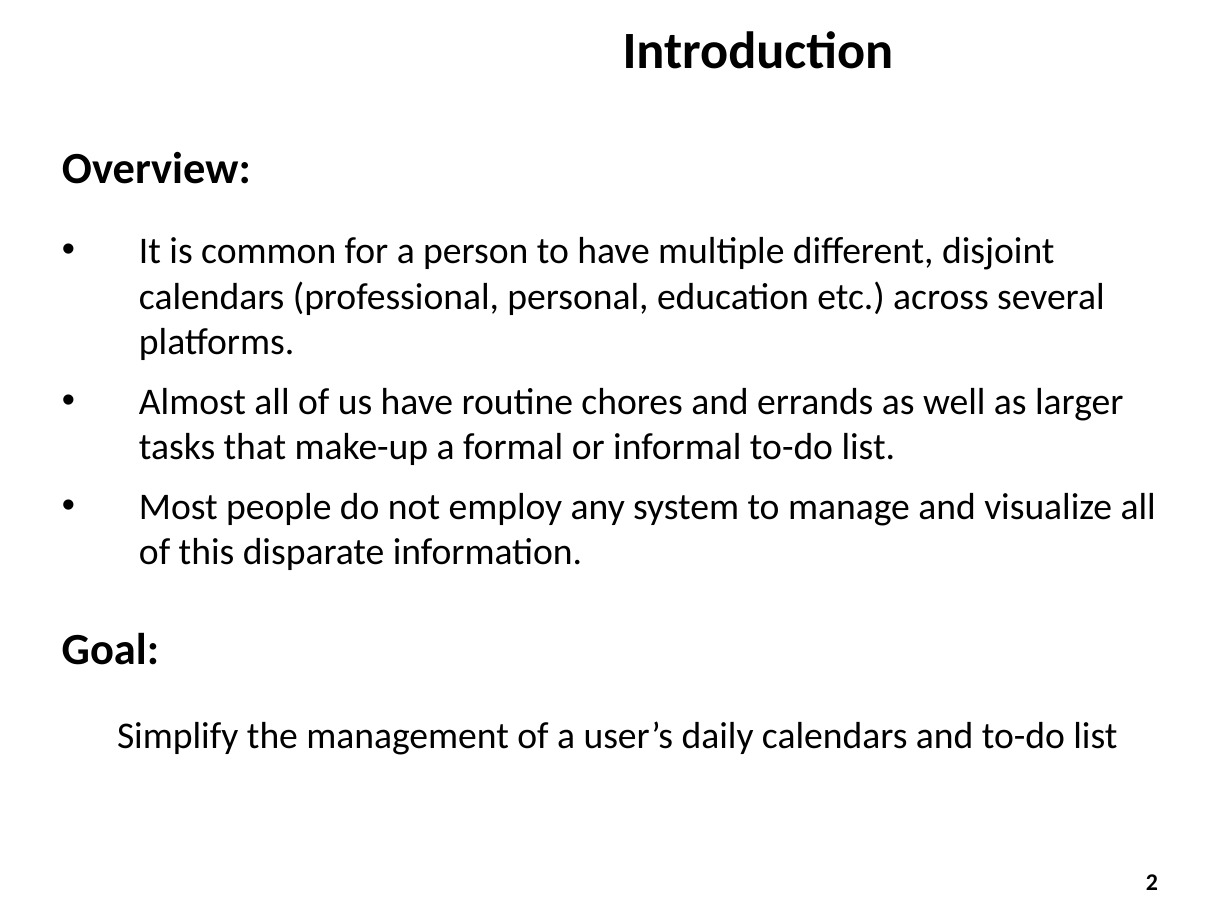
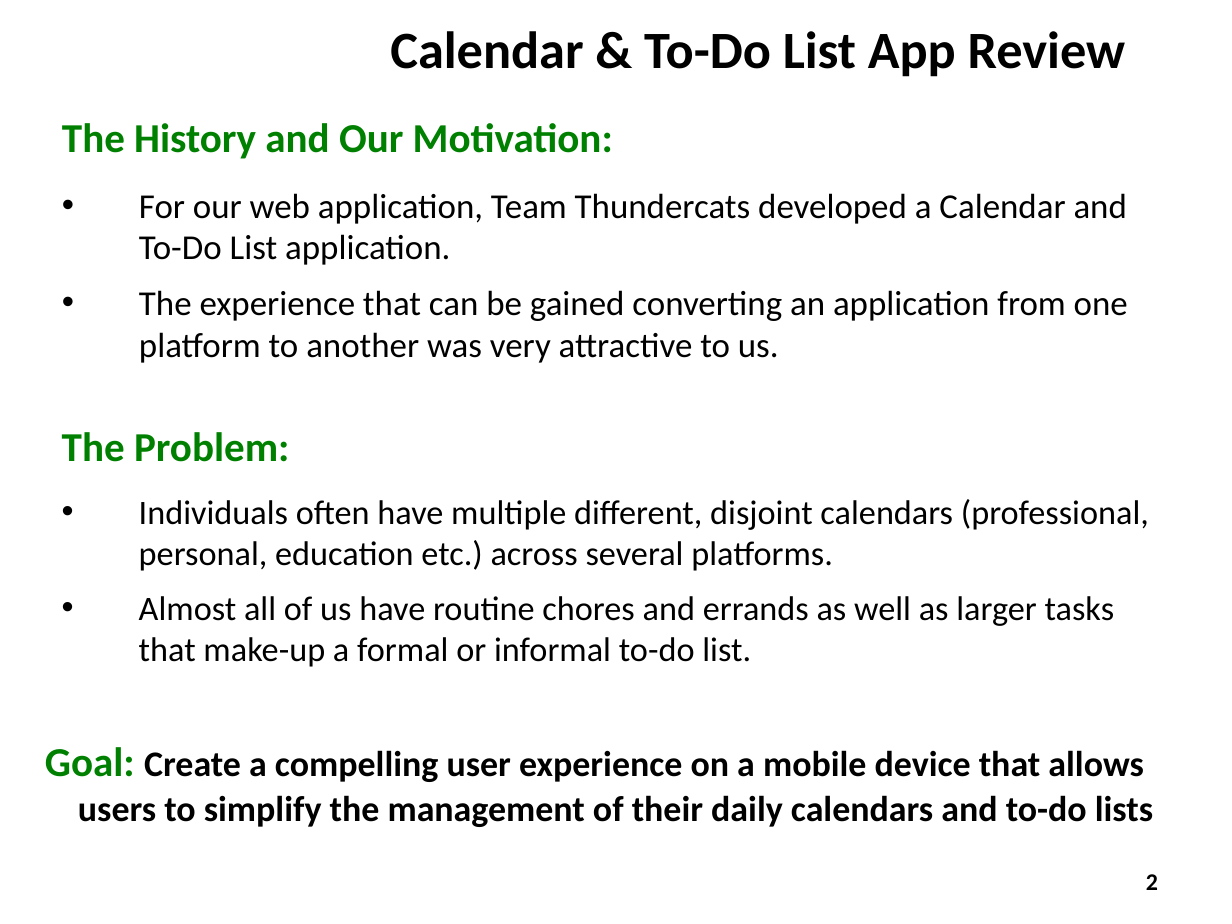
Before and after one commit to ZaydH/CS235, a slide deck: slide 2 of Assignment #4 - iOS Prototype/CS235 - Assignment #4 - Mobile Prototype.pptx. Drawn at 1232x924 pixels with LibreOffice and Linux fonts; fonts in the diff are those of the drawing; background and template pictures are left out. Boxes give left, top, right and bottom in pixels: in the first picture for what was removed or moved away, otherwise in the second. Text is boxed around its words. In the diff, an @@ line names an element or a change of style, - is before the commit and + after.

Commit message:
Uploading mobile prototype slides.

```diff
--- a/Assignment #4 - iOS Prototype/CS235 - Assignment #4 - Mobile Prototype.pptx
+++ b/Assignment #4 - iOS Prototype/CS235 - Assignment #4 - Mobile Prototype.pptx
@@ title at (x1=390, y1=31, x2=1126, y2=77): text changed @@
-Introduction
+Calendar & To-Do List App Review
@@ text at (x1=62, y1=123, x2=1128, y2=363): text changed; size 22 to 20.4 pt @@
-Overview:
-• It is common for a person to have multiple different, disjoint calendars (professional, personal, education etc.) across several platforms.
-• Almost all of us have routine chores and errands as well as larger tasks that make-up a formal or informal to-do list.
-• Most people do not employ any system to manage and visualize all of this disparate information.
+The History and Our Motivation:
+• For our web application, Team Thundercats developed a Calendar and To-Do List application.
+• The experience that can be gained converting an application from one platform to another was very attractive to us.
@@ text added at (x1=62, y1=432, x2=1149, y2=667), 20 pt, text #000000 @@
+The Problem:
+• Individuals often have multiple different, disjoint calendars (professional, personal, education etc.) across several platforms.
+• Almost all of us have routine chores and errands as well as larger tasks that make-up a formal or informal to-do list.
@@ text at (x1=45, y1=747, x2=1153, y2=827): text changed; size 22 to 21 pt; bold on @@
-Goal:
-Simplify the management of a user’s daily calendars and to-do list
+Goal: Create a compelling user experience on a mobile device that allows
+users to simplify the management of their daily calendars and to-do lists
```
Also in this commit, not shown: 2 other slides changed.
